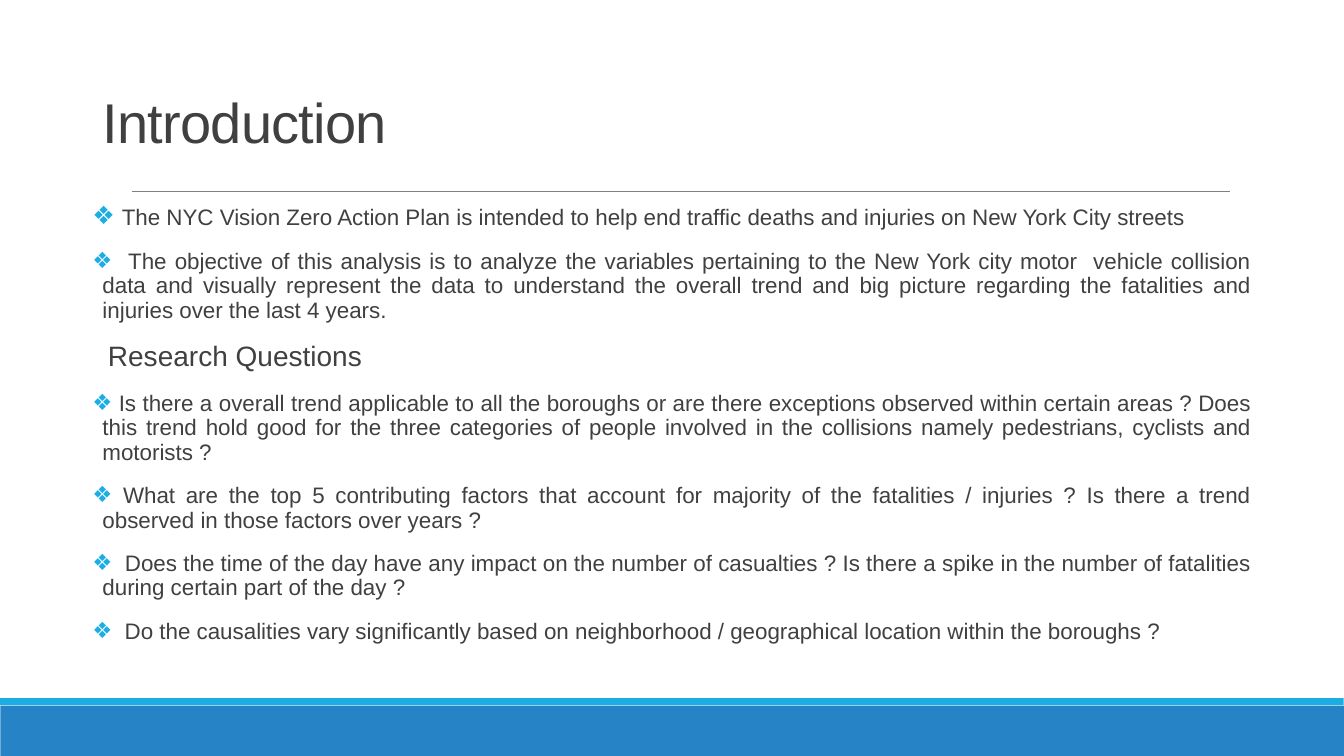
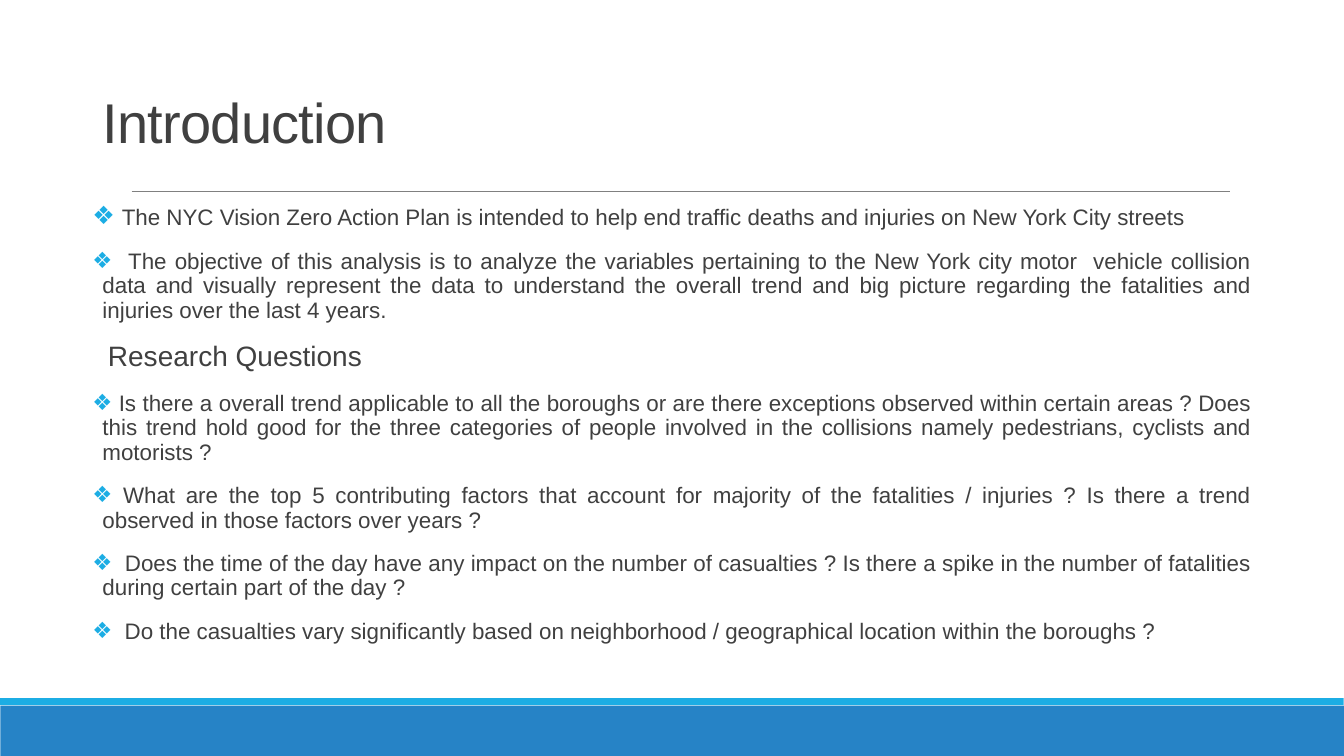
Before and after one commit to nycdatasci/bootcamp006_project, a slide deck: slide 2 of Project1-ExploreVis/NandaRajarathinam/NYC Motor Vehicle Collision Exploratory Analysis.pptx. Drawn at 1344x756 pixels with LibreOffice and Linux fonts; fonts in the diff are those of the drawing. Boxes give left, top, right and bottom in pixels: in the first picture for what was removed or moved away, otherwise in the second. Text is boxed around its words. In the diff, an @@ line names an element or a change of style, - is before the commit and + after.

```diff
--- a/Project1-ExploreVis/NandaRajarathinam/NYC Motor Vehicle Collision Exploratory Analysis.pptx
+++ b/Project1-ExploreVis/NandaRajarathinam/NYC Motor Vehicle Collision Exploratory Analysis.pptx
@@ text at (125,622,1136,644): text changed @@
-❖ Do the causalities vary significantly based on neighborhood / geographical location within the boroughs ?
+❖ Do the casualties vary significantly based on neighborhood / geographical location within the boroughs ?
```
Also in this commit, not shown: 2 other slides changed, 16 other files.
